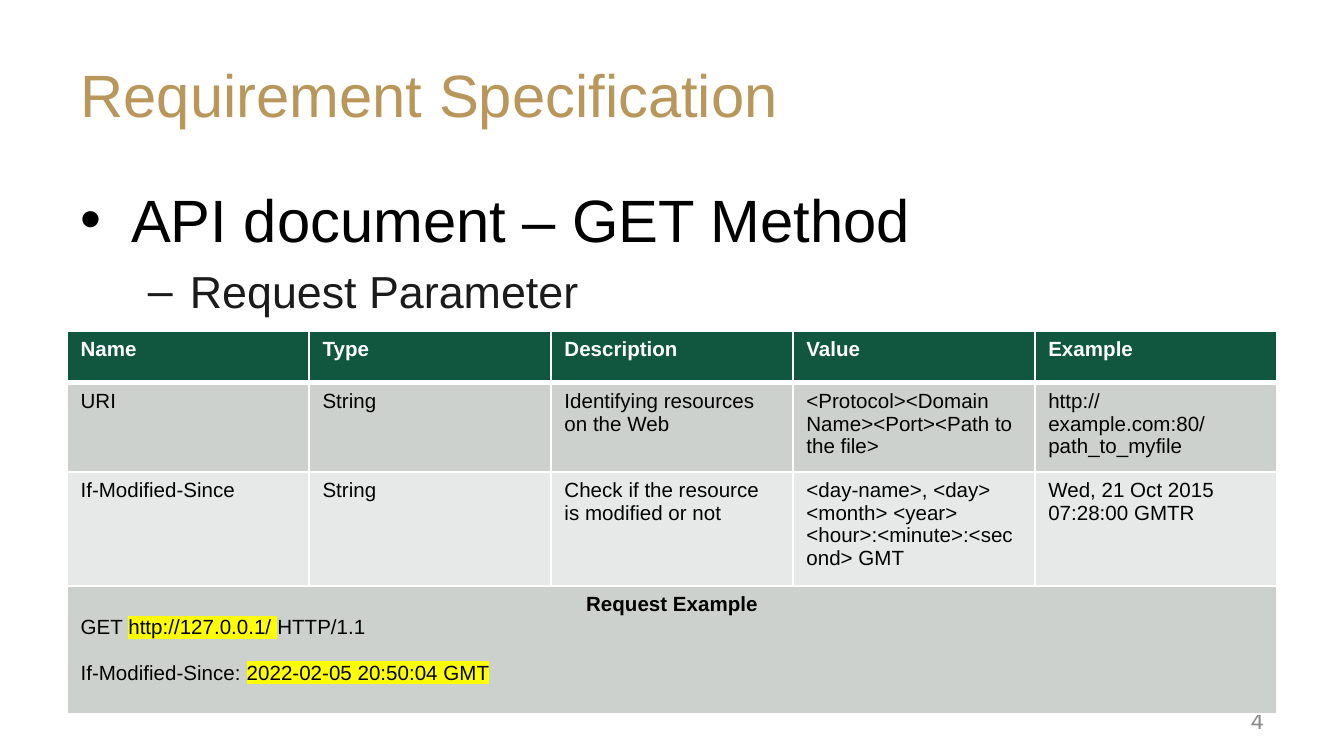
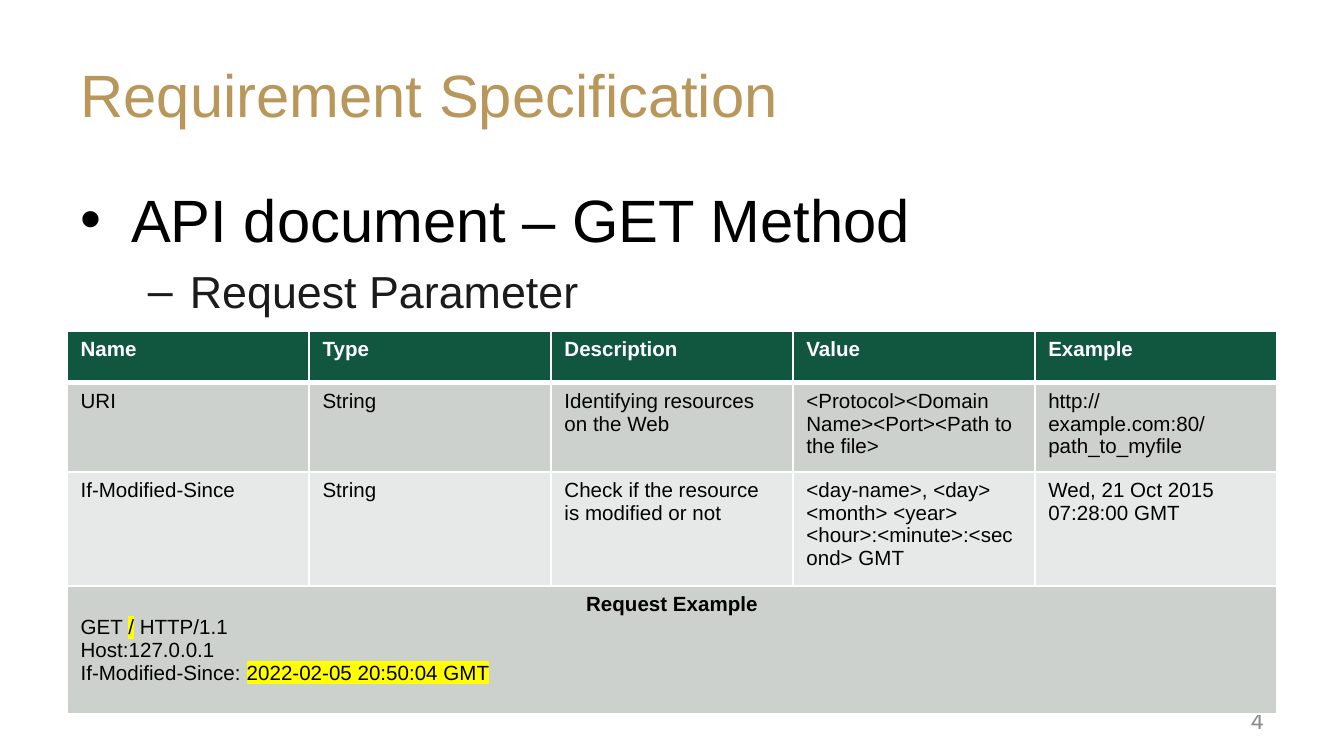
Before and after one commit to YiyangLu/Httptest, a slide deck: slide 4 of NeoProject1.pptx. Drawn at 1344x756 pixels with LibreOffice and Linux fonts; fonts in the diff are those of the drawing; background and template pictures are left out. Boxes give left, top, right and bottom in pixels: in the first picture for what was removed or moved away, otherwise in the second. Text is boxed around its words. In the diff, an @@ line names an element or a change of style, - is before the commit and + after.

```diff
--- a/NeoProject1.pptx
+++ b/NeoProject1.pptx
@@ table at (67,332,1277,723) @@
-row 3, column 5: Wed, 21 Oct 2015 07:28:00 GMTR
+row 3, column 5: Wed, 21 Oct 2015 07:28:00 GMT
-row 4, column 1: Request Example / GET http://127.0.0.1/ HTTP/1.1 / If-Modified-Since: 2022-02-05 20:50:04 GMT
+row 4, column 1: Request Example / GET / HTTP/1.1 / Host:127.0.0.1 / If-Modified-Since: 2022-02-05 20:50:04 GMT
```
Also in this commit, not shown: 3 other slides changed, 1 other file.
